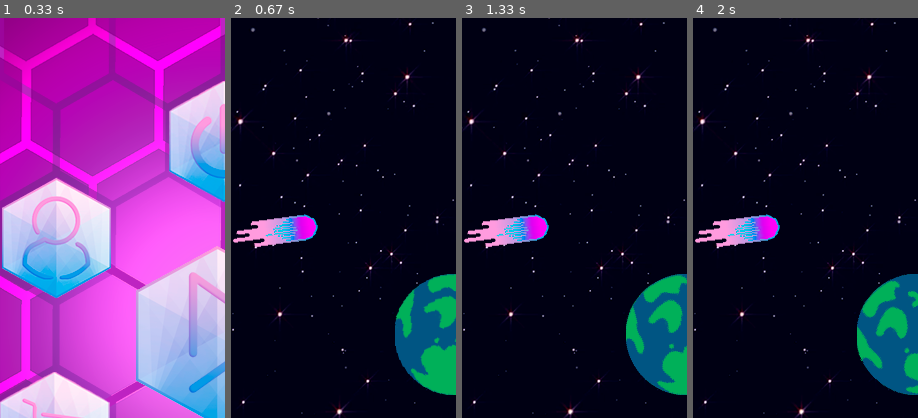
Above: before the commit, frames 1-4 (left to right).
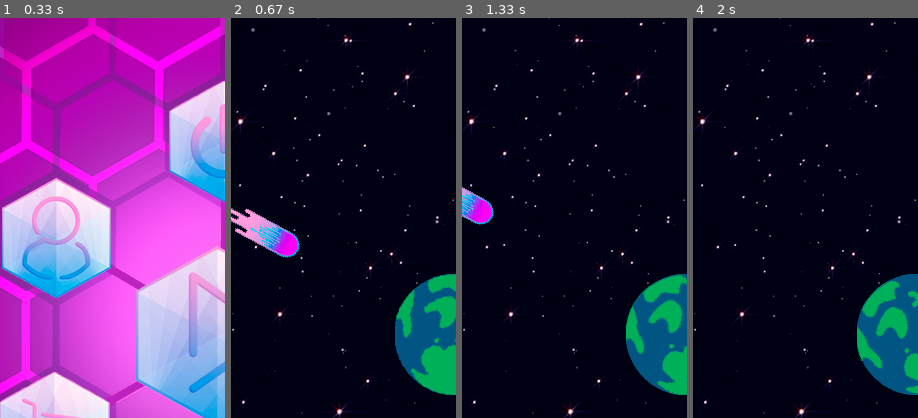
Above: after the commit, the same moments.

Repository: DualStream799/Hexon
Game: pygame game, started from Hexon_MainFile.py
The game is run twice, just before and just after one commit, with the same random seed, the same clock (stepped at 60 frames per second) and the same inputs.
Inputs (mouse positions are % of the whole screen's width and height, from its top left):
- Up to frame 1 (0.33 s): no input
- Up to frame 2 (0.67 s): click (50, 50) at 0.38 s
- Up to frame 3 (1.33 s): hold D 0.67-1.13 s
- Up to frame 4 (2 s): hold A from 1.67 s (still down)
The pictures show only the part of the screen within x 0-50%, y 10-60%; the shares and areas given below are measured in that part.

Frame 1 is identical in both runs. In frame 2, 2.7% of the frame differs, in the area x 0-39%, y 47-60%; in frame 3, 2.9%, in the area x 0-39%, y 42-58%; in frame 4, 2.0%.

Commit message:
Collider initial rotation working, but movimentation still need to be fixed

Diff:
--- a/Hexon_MainFile.py
+++ b/Hexon_MainFile.py
@@ -12,8 +12,11 @@
 
 
 from scipy.integrate import odeint
+from random import randint
 from math import degrees
 from math import atan
+from math import sin
+from math import cos
 from math import pi
 
 import numpy as np
@@ -47,6 +50,7 @@
 
 
 # ------------------------------------ IMAGES ------------------------------------------------- #
+
 
 # Letters:
 # letter_a = pygame.image.load(r'.\Images\Alphabet\letter_a.png')
@@ -88,6 +92,7 @@
 # number_7 = pygame.image.load(r'.\Images\Alphabet\number_7.png')
 # number_8 = pygame.image.load(r'.\Images\Alphabet\number_8.png')
 # number_9 = pygame.image.load(r'.\Images\Alphabet\number_9.png')
+
 
 # Special Characteres:
 # spec_char_period = pygame.image.load(r'.\Images\Alphabet\spec_char_period.png')
@@ -273,11 +278,11 @@
 		"""Loading all pre-set configurations for the class methods
 
 		Libraries importation required:
-		    - randint ( import random)
-		    - degrees ( import math )
-		    - atan    ( import math )
-		    - sin     ( import math )
-		    - cos     ( import math )
+		    - randint ( from random import randint )
+		    - degrees ( from math import degrees)
+		    - atan    ( from math import atan)
+		    - sin     ( from math import sin)
+		    - cos     ( from math import cos )
 
 		Parameters:
 			- image       (pygame.Surface)
@@ -289,19 +294,19 @@
 		self.orientation = orientation
 		self.mode = mode
 		# Orientation classification:
-		if self.orientation == 'h' or self.orientation == 'horizontal':
+		if self.orientation == 'w' or self.orientation == 'up':
+			self.pos_x = randint(1, display_height)
+			self.pos_y = 0
+		if self.orientation == 'a' or self.orientation == 'left':
 			self.pos_x = 0
-			self.pos_y = random.randint(1, display_width)
-		if self.orientation == 'v' or self.orientation == 'vertical':
-			self.pos_x = random.randint(1, display_height)
-			self.pos_y = 0
-		# Rotation angle (used to rotate the image and make it pointing to the planets center)
-		self.angle = degrees(atan((self.pos_x-display_width/2)/(self.pos_y-display_height/2)))-90
-		# Mode Classification:
+			self.pos_y = randint(1, display_width)
+
+		# Rotation angle (used to rotate the image and make it pointing to the planets center):
+		self.angle = - degrees(atan((display_width/2 - self.pos_y)/(display_height/2 - self.pos_x))) + 180
 		if self.mode == 'n' or self.mode == 'normal':
+			self.speed = 5
+		if self.mode == 'f' or self.mode == 'fast':
 			self.speed = 10
-		if self.mode == 'f' or self.mode == 'fast':
-			self.speed = 15
 		if self.mode == 's' or self.mode == 'ship':
 			pass
 		print('angle: ', self.angle)
@@ -310,16 +315,17 @@
 		"""Rotate image and show it on screen"""
 		self.rotated_collider = pygame.transform.rotate(self.image, self.angle)
 		screen.blit(self.rotated_collider, (self.pos_x, self.pos_y))
-#		print("({}, {})".format(self.pos_x, self.pos_y))
 
 	def update_pos(self):
-		"""Update Collider position (generating movement)"""
-		delta_x = math.cos(self.angle)*self.speed
-		delta_y = math.sin(self.angle)*self.speed
-		self.pos_x += int(round(delta_x))
-		self.pos_y += int(round(delta_y))
+		"""Update Collider position (generating moviment)"""
+		delta_x = cos(self.angle)*self.speed
+		delta_y = sin(self.angle)*self.speed
+		self.pos_x -= (delta_x)
+		self.pos_y -= (delta_y)
+#		print(delta_x, delta_y)
 
 	def collision(self):
+		"""  """
 #		return True
 		pass
 
@@ -412,23 +418,23 @@
 
 but_star_pos = [[int(( 169 )/450*display_height),
 				 int(( 535 )/800*display_width)],
-			    [int(( 169  + 110 )/450*display_height),
+			    [int(( 169 + 110 )/450*display_height),
 			     int(( 535 + 121 )/800*display_width)]]
 
 but_config_pos = [[int(( 338 )/450*display_height),
 				   int(( 435 )/800*display_width)],
-				  [int(( 338  + 110 )/450*display_height),
+				  [int(( 338 + 110 )/450*display_height),
 				   int(( 435 + 121 )/800*display_width)]]
 
-but_store_pos = [[int((-1)/450*display_height),
-				  int((437)/800*display_width)],
-				 [int((-1  + 110)/450*display_height),
-				  int((437 + 121)/800*display_width)]]
-
-but_login_confirm = [[int((198)/450*display_height),
-					  int((488)/800*display_width)],
-					 [int((198 + 81)/450*display_height),
-					  int((488 + 92)/800*display_width)]]
+but_store_pos = [[int(( -1 )/450*display_height),
+				  int(( 437 )/800*display_width)],
+				 [int(( -1 + 110 )/450*display_height),
+				  int(( 437 + 121 )/800*display_width)]]
+
+but_login_confirm = [[int(( 198 )/450*display_height),
+					  int(( 488 )/800*display_width)],
+					 [int(( 198 + 81 )/450*display_height),
+					  int(( 488 + 92 )/800*display_width)]]
 
 # Planets:
 planet_pos = [[int((display_height - 121)/2),
@@ -937,16 +943,8 @@
 	index_barrier_pos = 0
 	barrier_runner = True
 	# Colliders pre-settings:
-	coll00 = Collider(fast_comet_original, 'h', 'n')
-#	coll01 = Collider(fast_comet_original, 'h')
-#	coll02 = Collider(fast_comet_original, 'h')
-#	coll03 = Collider(fast_comet_original, 'h')
-#	coll04 = Collider(fast_comet_original, 'h')
-#	coll05 = Collider(fast_comet_original, 'v')
-#	coll06 = Collider(fast_comet_original, 'v')
-#	coll07 = Collider(fast_comet_original, 'v')
-#	coll08 = Collider(fast_comet_original, 'v')
-#	coll09 = Collider(fast_comet_original, 'v')
+	coll00 = Collider(fast_comet_original, 'a', 'n')
+
 	# Game Loop
 	while game_runner:
 		rotating_planet = image_rotation_centered(planet_original, planet_angle)
@@ -1022,6 +1020,7 @@
 		# Rate Command Control (check pressed buttons each 3 loop cycles):
 		if ticker >= 3:
 			ticker = 0
+			coll00.update_pos()
 		else:
 			ticker += 1
 
